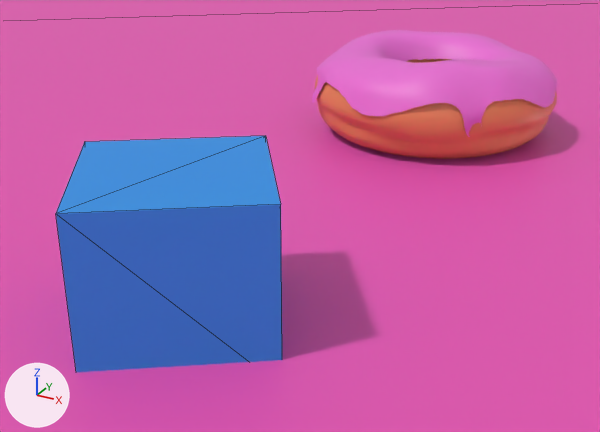
What one commit did to the glTF model models/animace_test/donutblend3.glb.
Both versions are drawn from a 50 mm lens placed at (0.113, -0.345, 0.188), pointed at (-0.075, -0.003, 0.017). Lighting does not change. The marker at lower left points along +X, +Y and +Z. Mesh edges are drawn as thin lines on the coarser meshes. Where no turn or scale is listed for an object, it has been applied to the vertices.

Names of what the first picture shows: 'Cube', 'Plane', 'donut', 'icing'.
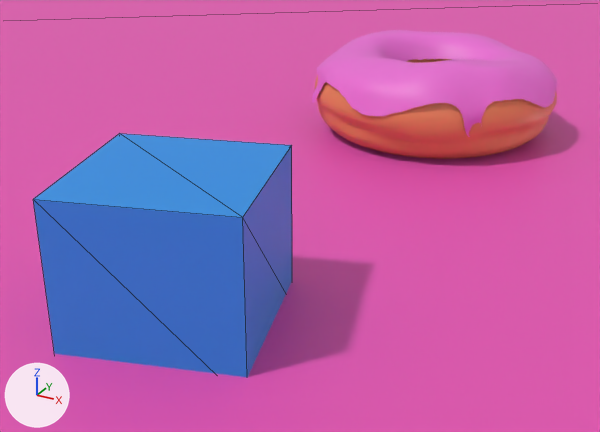
Where the change shows, as pixel boxes (x1, y1, x2, y2) in the pictures (600 x 432 px):
'Cube', turned
    before: (56, 136, 282, 372)
    after: (33, 133, 292, 377)

The change, as a diff of the scene's bpy script:
```diff
--- a/models/animace_test/donutblend3.glb.py
+++ b/models/animace_test/donutblend3.glb.py
@@ ob_cube @@
 ob_cube.location = (-0.0589, -0.1248, 0.0498)
-ob_cube.rotation_euler = (0.0, 0.0, -2.532)  # degrees (0, 0, -145)
+ob_cube.rotation_euler = (0.0, 0.0, -1.275)  # degrees (0, 0, -73)
 ob_cube.scale = (0.035, 0.035, 0.035)
```
